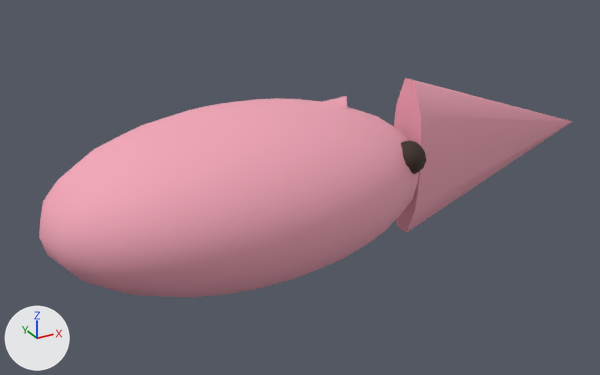
Two versions of the glTF model public/models/huaiyang_prop_koi.glb, one commit apart.
Before and after are seen from a 50 mm camera at (-0.0882, -0.193, 0.119) aimed at (0.0205, 0.0046, 0.0202). Arrows for +X, +Y and +Z are at lower left; the lights stay in place. The picture after the commit comes second. Where no turn or scale is listed for an object, it has been applied to the vertices.

Before the edit, the objects in view are built like this:
```python
ob_mesh_0 = bpy.data.objects.new('Mesh_0', me_mesh_0)
ob_mesh_0.location = (0.0, 0.0, 0.0247)
ob_mesh_1 = bpy.data.objects.new('Mesh_1', me_mesh_1)
ob_mesh_1.parent = ob_node_5
ob_mesh_1.location = (-0.02, 0.0, 0.035)
ob_mesh_1.scale = (1.2, 0.8, 0.65)
ob_mesh_2 = bpy.data.objects.new('Mesh_2', me_mesh_2)
ob_mesh_2.location = (0.09, 0.0, 0.0247)
ob_mesh_3 = bpy.data.objects.new('Mesh_3', me_mesh_3)
ob_mesh_3.location = (0.01, 0.0, 0.0397)
ob_mesh_4 = bpy.data.objects.new('Mesh_4', me_mesh_4)
ob_mesh_4.location = (0.045, -0.015, 0.0317)
```
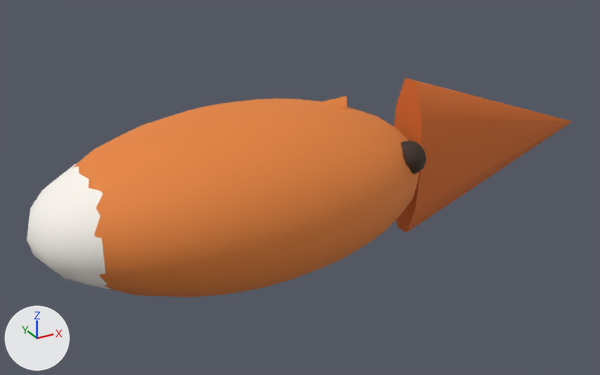
Where the change shows, as pixel boxes [x1, y1, x2, y2] in the pictures (600 x 375 px):
'Mesh_0', recoloured (pink to orange): [73, 98, 419, 297] in both
'Mesh_2', recoloured (pink to orange): [394, 78, 572, 233] in both
'Mesh_1', moved (not visible before): after [27, 164, 111, 289]
'Mesh_3', recoloured (pink to orange): [314, 96, 347, 109] in both

Edits to the bpy script that builds the scene:
```text
Change mat_material_0:
    mat_material_0.base_color: (0.905, 0.386, 0.485) -> (0.807, 0.235, 0.0467)  # pink #f4a7b9 -> orange #e8853d
Change mat_material_2:
    mat_material_2.base_color: (0.905, 0.386, 0.485) -> (0.694, 0.159, 0.0252)  # pink #f4a7b9 -> orange #d96f2c
Change mat_material_3:
    mat_material_3.base_color: (0.905, 0.386, 0.485) -> (0.807, 0.235, 0.0467)  # pink #f4a7b9 -> orange #e8853d
Change ob_mesh_1:
    ob_mesh_1.location: (-0.02, 0.0, 0.035) -> (-0.024, 0.0, 0.035)
```
